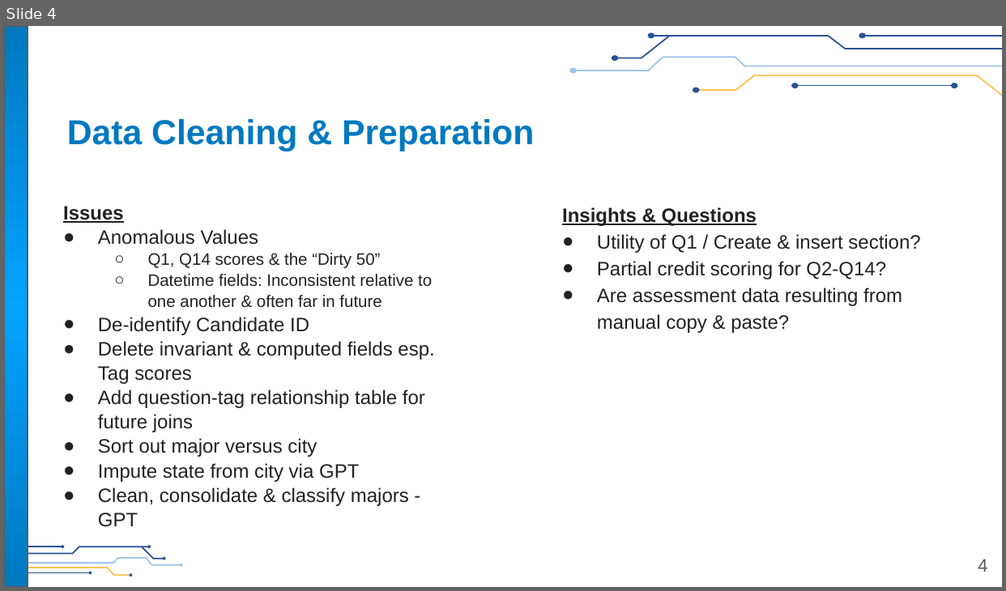
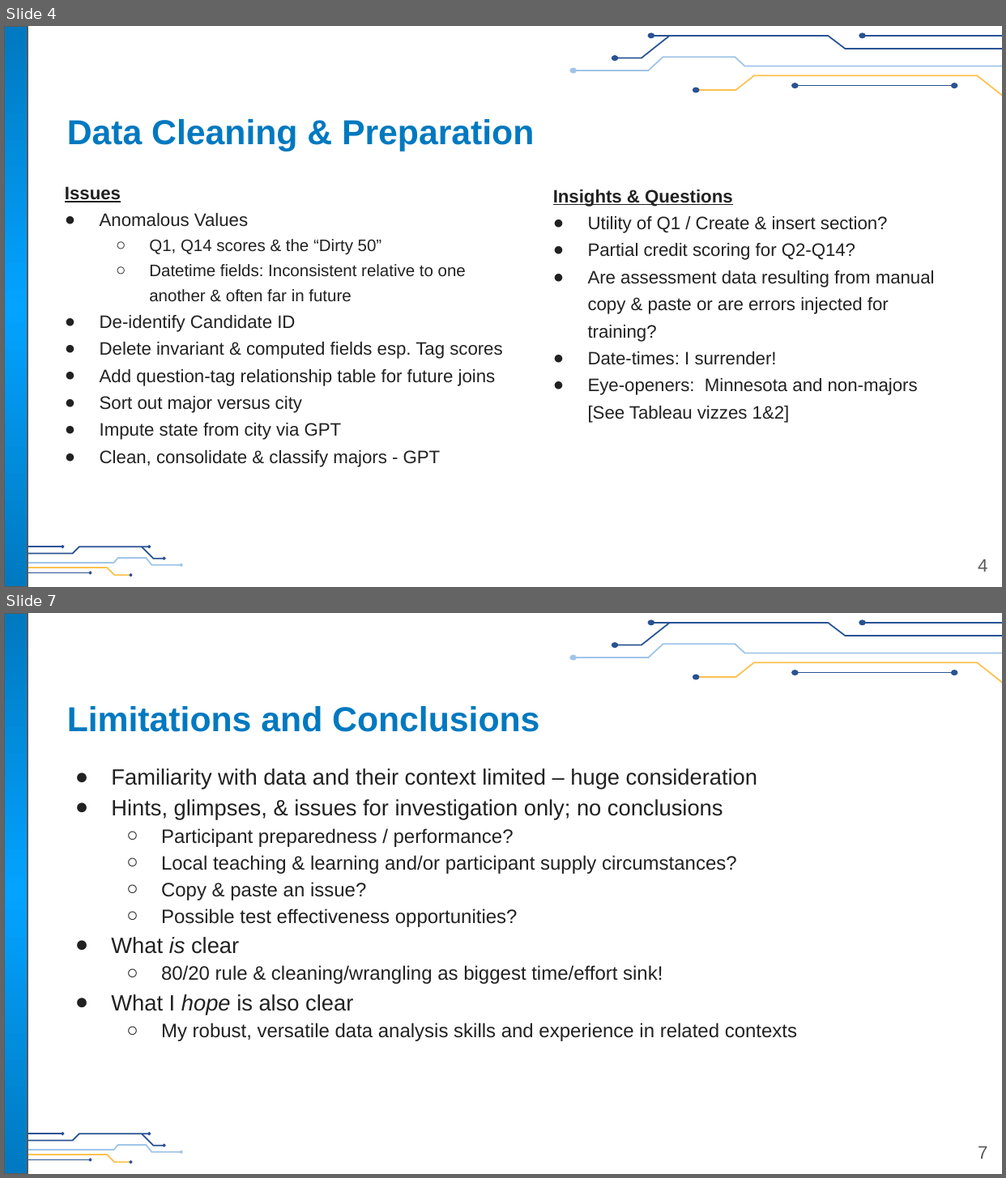
Before and after one commit to flipsmash/PS_demo, a slide deck: Presentation/Finnegan_Sr_Mgr_Learner_Eval&Analytics_Thought_Exercise.pptx. Shown one above the other, each under a label of ours: slide 4 before the commit, slides 4 and 7 after it; the slides between them are not shown. The pictures are 1006x591 and 1006x1178 pixels, drawn with LibreOffice and Linux fonts; fonts in the diff are those of the drawing; background and template pictures are left out. Boxes give left, top, right and bottom in pixels: in the first picture for what was removed or moved away, otherwise in the second. Text is boxed around its words. In the diff, an @@ line names an element or a change of style, - is before the commit and + after.

```diff
--- a/Presentation/Finnegan_Sr_Mgr_Learner_Eval&Analytics_Thought_Exercise.pptx
+++ b/Presentation/Finnegan_Sr_Mgr_Learner_Eval&Analytics_Thought_Exercise.pptx
@@ slide 7 added at (x1=4, y1=613, x2=1002, y2=1174), background #FFFFFF; not listed: 27 template elements that a slide beside it also shows @@
@@ title added at (x1=67, y1=706, x2=539, y2=732), 25 pt, text #0079C0, bold @@
+Limitations and Conclusions
@@ text added at (x1=111, y1=769, x2=797, y2=1041), 14 pt, text #212121 @@
+● Familiarity with data and their context limited – huge consideration
+● Hints, glimpses, & issues for investigation only; no conclusions
+  ○ Participant preparedness / performance?
+  ○ Local teaching & learning and/or participant supply circumstances?
+  ○ Copy & paste an issue?
+  ○ Possible test effectiveness opportunities?
+● What is clear
+  ○ 80/20 rule & cleaning/wrangling as biggest time/effort sink!
+● What I hope is also clear
+  ○ My robust, versatile data analysis skills and experience in related contexts
@@ page number added at (x1=978, y1=1146, x2=987, y2=1159), 13 pt, text #595959 @@
+7
@@ slide 4 changed as well @@
@@ text "Issues" moved from (x1=63, y1=206, x2=434, y2=527) to (x1=65, y1=186, x2=502, y2=467) @@
@@ text "Issues" at (x1=65, y1=186, x2=502, y2=467): size 14 to 13 pt in "Issues", "Anomalous Values", "De-identify Candidate ID", "Delete invariant & computed fields esp. Tag ..." and 4 more places; line spacing 1.05 to 1.15; line spacing 1.05 to 1.25 @@
@@ text "Insights & Questions" moved from (x1=562, y1=207, x2=920, y2=333) to (x1=553, y1=190, x2=935, y2=423) @@
@@ text at (x1=553, y1=190, x2=888, y2=260): size 14 to 13 pt in "Insights & Questions", "Utility of Q1 / Create & insert ...", "Partial credit scoring for Q2-Q14?"; line spacing 1.15 to 1.25 @@
@@ text at (x1=588, y1=271, x2=935, y2=423): text changed; size 14 to 13 pt @@
-● Are assessment data resulting from manual copy & paste?
+● Are assessment data resulting from manual copy & paste or are errors injected for training?
+● Date-times: I surrender!
+● Eye-openers: Minnesota and non-majors
+  [See Tableau vizzes 1&2]
```
Also in this commit, not shown: 2 other slides changed, 3 other slides added, 1 slide removed, 14 other files.
